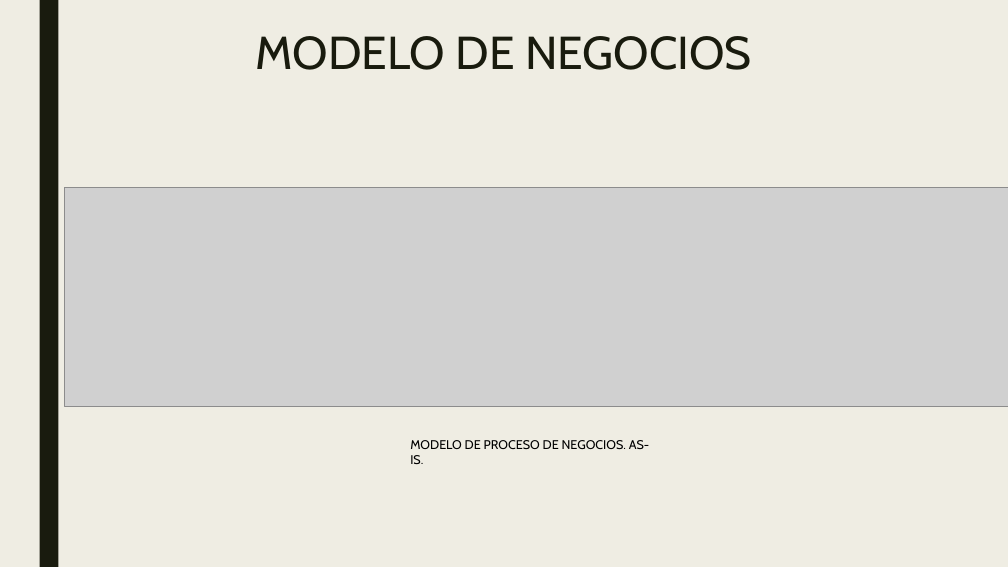
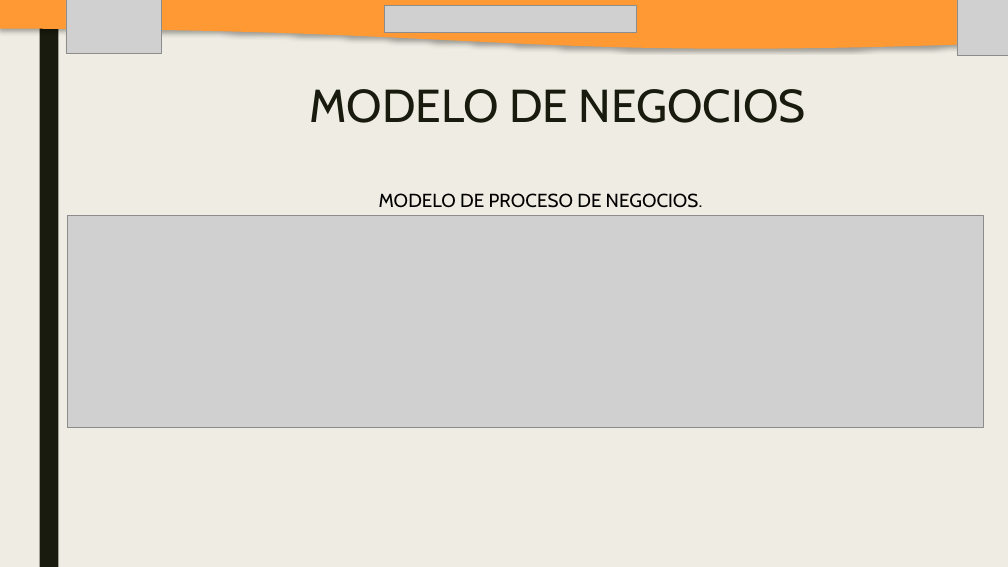
Before and after one commit to SM-ROOT/SM-ROOT, a slide deck: slide 20 of 9°A/Integradora/diapositiva/SM-ROOT_APPMO-SP.pptx (slide 17 before the commit). Drawn at 1008x567 pixels with LibreOffice and Linux fonts; fonts in the diff are those of the drawing; grey boxes stand for pictures. Boxes give left, top, right and bottom in pixels: in the first picture for what was removed or moved away, otherwise in the second. Text is boxed around its words. In the diff, an @@ line names an element or a change of style, - is before the commit and + after.

```diff
--- a/9°A/Integradora/diapositiva/SM-ROOT_APPMO-SP.pptx
+++ b/9°A/Integradora/diapositiva/SM-ROOT_APPMO-SP.pptx
@@ freeform shape added at [0,0,1008,48], fill #FF9933 @@
@@ picture added at [66,0,161,54] @@
@@ picture added at [385,5,636,33] @@
@@ picture added at [957,0,1008,56] @@
@@ title "MODELO DE NEGOCIOS": place and size @@
-title "MODELO DE NEGOCIOS" at [256,36,752,70]
+title "MODELO DE NEGOCIOS" at [309,89,806,123]
@@ text "MODELO DE PROCESO DE NEGOCIOS. ...": place and size @@
-text "MODELO DE PROCESO DE NEGOCIOS. ..." at [410,440,649,464]
+text "MODELO DE PROCESO DE NEGOCIOS. ..." at [379,193,703,216]
@@ text "MODELO DE PROCESO DE NEGOCIOS. ..." at [379,193,703,216]: size 12 to 18 pt @@
@@ picture: place and size @@
-picture at [65,188,1008,406]
+picture at [67,216,983,428]
```
Also in this commit, not shown: 18 other slides changed, 6 slides added, 4 slides removed, 31 other files.
